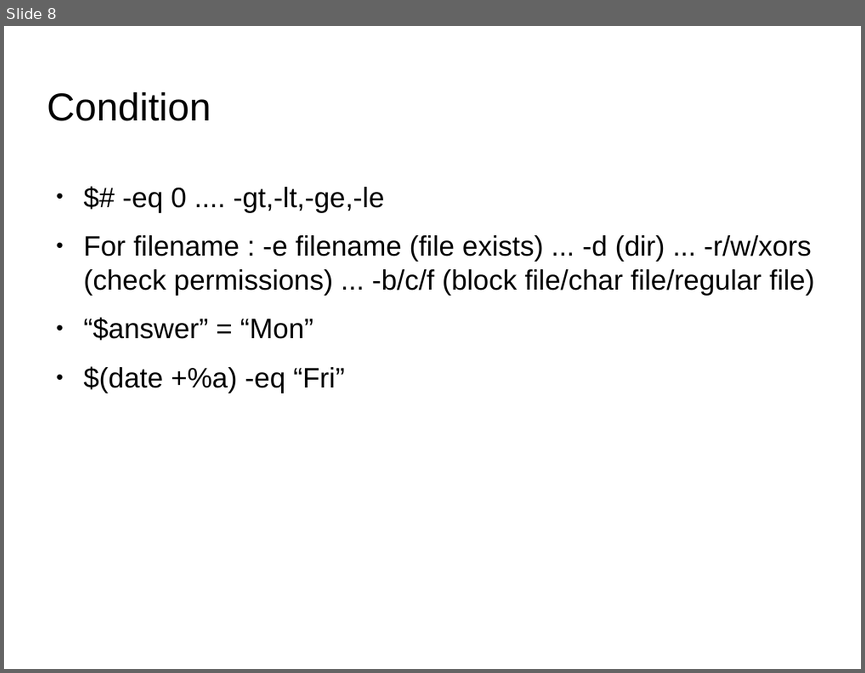
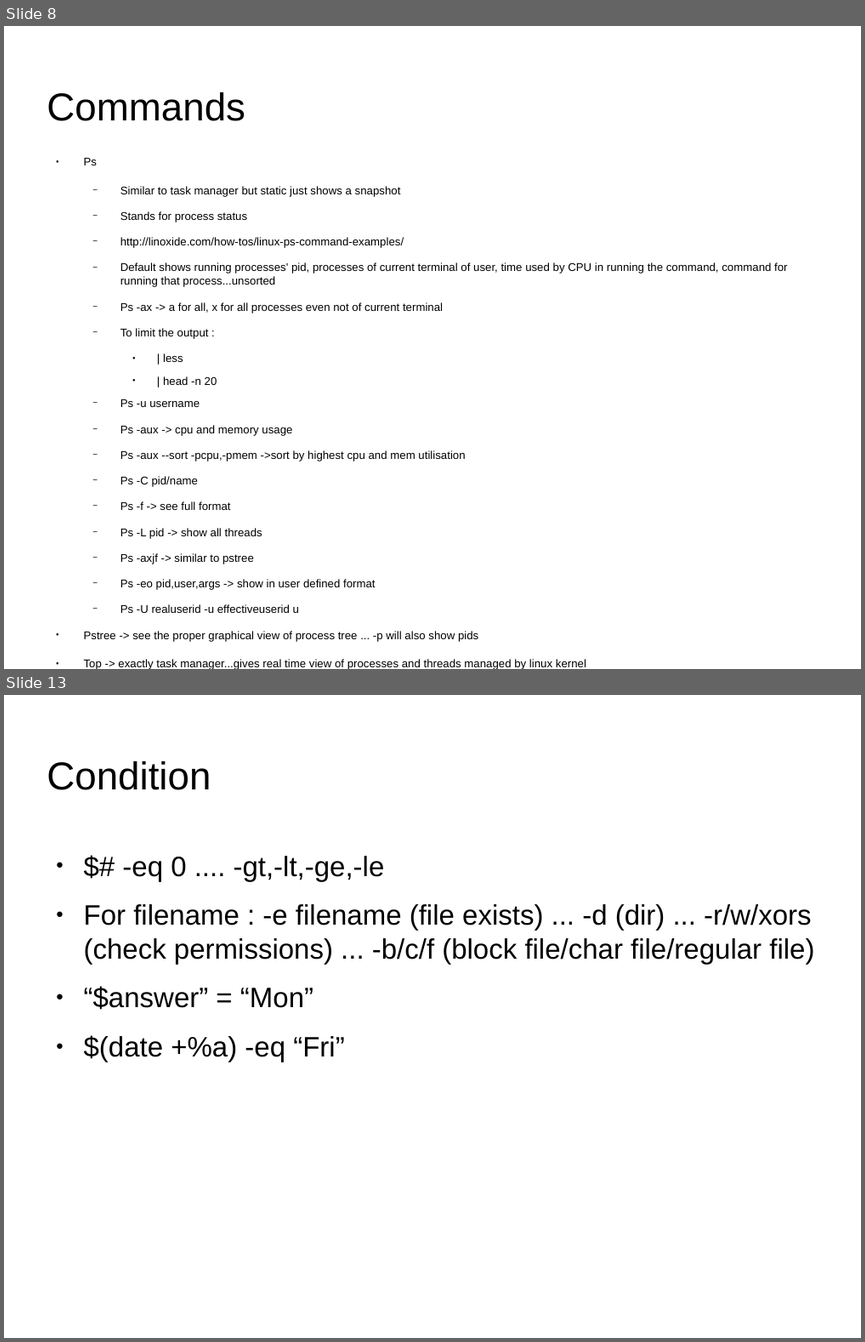
Before and after one commit to tanmayrajani/Internship_PreWork, a slide deck: Shell_Script/Shell_Script_Notes.odp. Shown one above the other, each under a label of ours: slide 8 before the commit, slides 8 and 13 after it; the slides between them are not shown. The pictures are 865x673 and 865x1342 pixels, drawn with LibreOffice and Linux fonts; fonts in the diff are those of the drawing; background and template pictures are left out. Boxes give left, top, right and bottom in pixels: in the first picture for what was removed or moved away, otherwise in the second. Text is boxed around its words. In the diff, an @@ line names an element or a change of style, - is before the commit and + after.

```diff
--- a/Shell_Script/Shell_Script_Notes.odp
+++ b/Shell_Script/Shell_Script_Notes.odp
@@ slide 8 added at [4,26,861,669], background picture (left out) @@
@@ title added at [46,92,245,121], 36 pt, text #000000 @@
+Commands
@@ text added at [84,158,787,669], 10.4 pt, text #000000 @@
+● Ps
+  − Similar to task manager but static just shows a snapshot
+  − Stands for process status
+  − http://linoxide.com/how-tos/linux-ps-command-examples/
+  − Default shows running processes' pid, processes of current terminal of user, time used by CPU in running the command, command for running that process...unsorted
+  − Ps -ax -> a for all, x for all processes even not of current terminal
+  − To limit the output :
+    ● | less
+    ● | head -n 20
+  − Ps -u username
+  − Ps -aux -> cpu and memory usage
+  − Ps -aux --sort -pcpu,-pmem ->sort by highest cpu and mem utilisation
+  − Ps -C pid/name
+  − Ps -f -> see full format
+  − Ps -L pid -> show all threads
+  − Ps -axjf -> similar to pstree
+  − Ps -eo pid,user,args -> show in user defined format
+  − Ps -U realuserid -u effectiveuserid u
+● Pstree -> see the proper graphical view of process tree ... -p will also show pids
+● Top -> exactly task manager...gives real time view of processes and threads managed by linux kernel
+● Watch :
+  − Watch -n 1 [command] -> executes command every 1 second -> useful to see ps periodically
+  − Watch -d ls -l -> to see changes in contents
@@ what was slide 8 is now slide 13 @@
```
Also in this commit, not shown: 1 slide changed, 4 other slides added, 1 other file.
